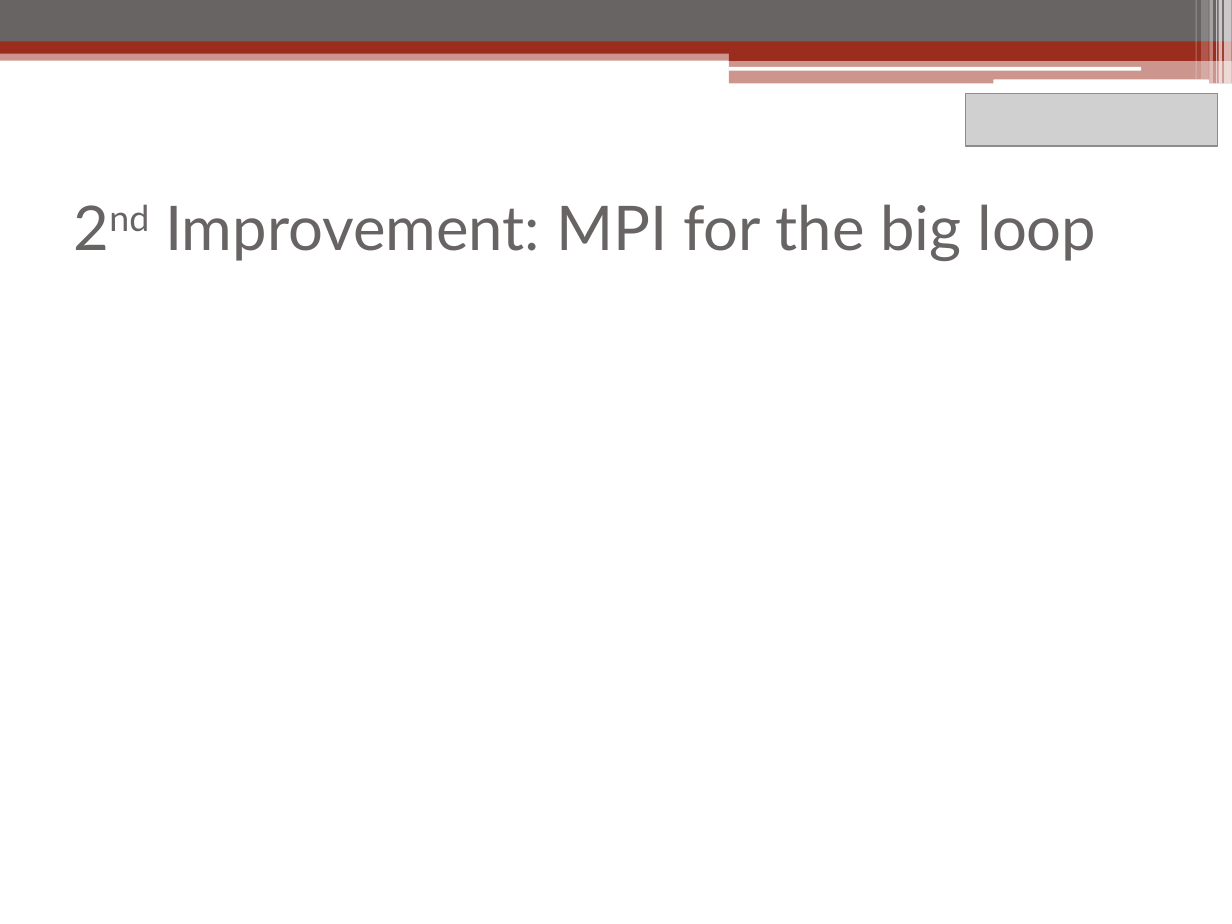
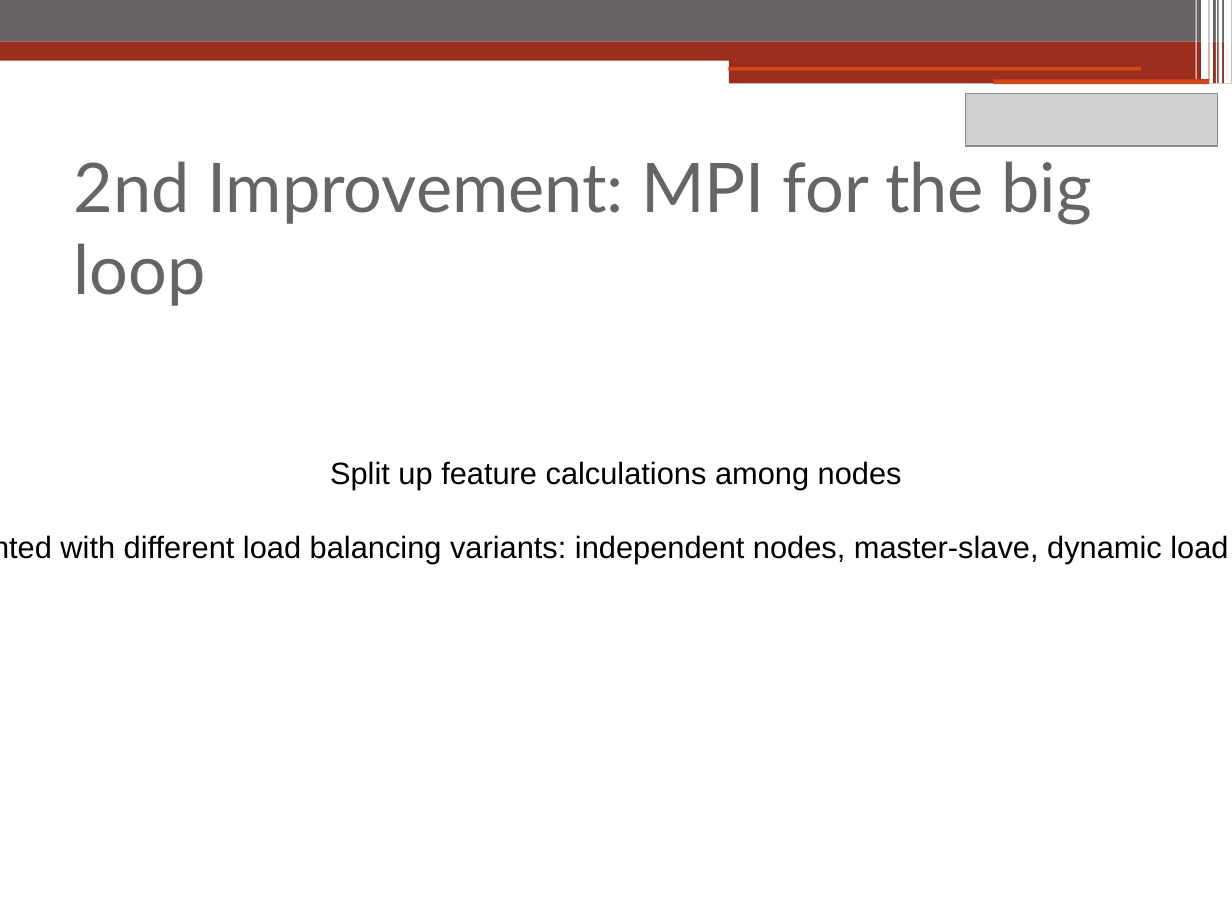
Before and after one commit to Schec/K2-in-Parallel, a slide deck: slide 7 of CS205_Presentation.pptx. Drawn at 1232x924 pixels with LibreOffice and Linux fonts; fonts in the diff are those of the drawing; grey boxes stand for pictures. Boxes give left, top, right and bottom in pixels: in the first picture for what was removed or moved away, otherwise in the second. Text is boxed around its words. In the diff, an @@ line names an element or a change of style, - is before the commit and + after.

```diff
--- a/CS205_Presentation.pptx
+++ b/CS205_Presentation.pptx
@@ rectangle at box(1195, 0, 1196, 79): fill #FFFFFF at 30% opacity to #FFFFFF @@
@@ rectangle at box(1201, 0, 1209, 79): fill #FFFFFF at 20% opacity to #FFFFFF @@
@@ rectangle at box(1210, 0, 1214, 84): fill #FFFFFF at 40% opacity to #FFFFFF @@
@@ rectangle at box(1216, 0, 1217, 84): fill #FFFFFF at 60% opacity to #FFFFFF @@
@@ rectangle at box(1218, 0, 1222, 84): fill #FFFFFF at 65% opacity to #FFFFFF @@
@@ rectangle at box(1225, 0, 1232, 84): fill #FFFFFF at 65% opacity to #FFFFFF @@
@@ rectangle at box(0, 49, 1232, 60): fill #9B2D1F at 50% opacity to #9B2D1F @@
@@ rectangle at box(729, 48, 1232, 60): mirrored @@
@@ rectangle at box(729, 59, 1232, 84): fill #9B2D1F at 50% opacity to #9B2D1F; mirrored @@
@@ rounded rectangle removed at box(728, 67, 1141, 70) @@
@@ rectangle added at box(728, 67, 1141, 70), fill #D34817 @@
@@ rounded rectangle removed at box(993, 79, 1209, 84) @@
@@ rectangle added at box(993, 79, 1209, 84), fill #D34817 @@
@@ text "2nd Improvement: MPI for the ..." at box(74, 161, 1091, 306): size 36 to 40 pt; now on the baseline in "2nd" @@
@@ text added at box(60, 461, 1228, 564), 18 pt, text #000000 @@
+Split up feature calculations among nodes
+Experimented with different load balancing variants: independent nodes, master-slave, dynamic load balancing
```
Also in this commit, not shown: 10 other slides changed.
